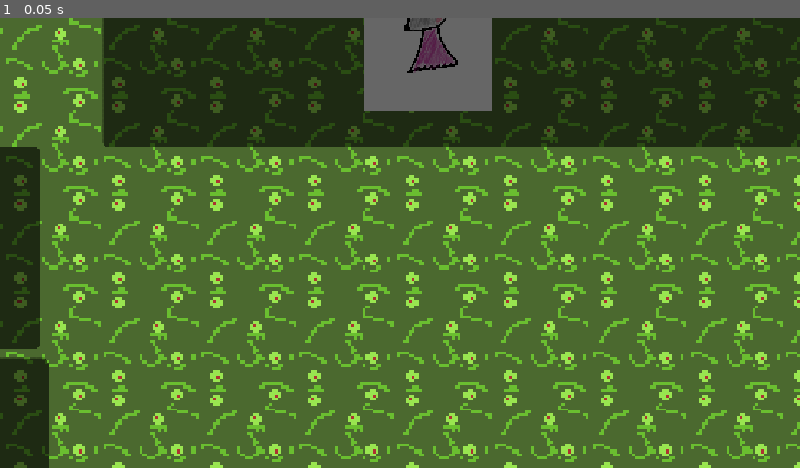
Above: before the commit, frame 1.
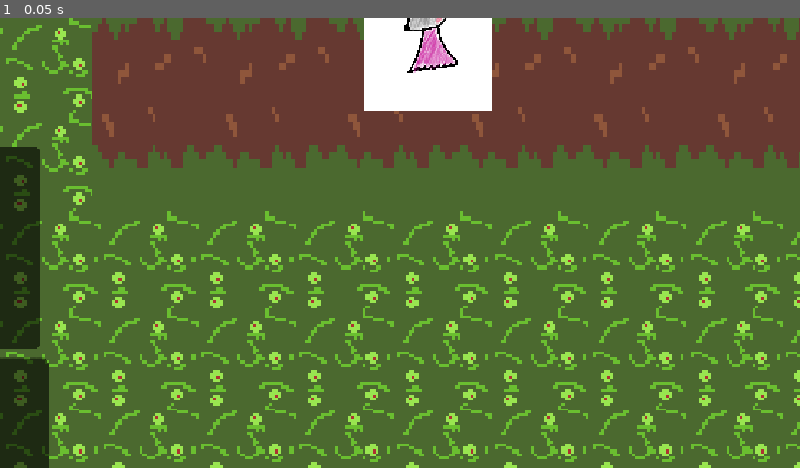
Above: after the commit, the same moment.

Repository: ygrecky/GameJam1
Game: Godot game, scene res://scenes/Levels/Place village.tscn
The game is run twice, just before and just after one commit, with the same random seed, the same clock (stepped at 60 frames per second) and the same inputs. This scene is started directly instead of the project's main scene.
Inputs:
- Up to frame 1 (0.05 s): no input

The runs differ from the first frame. In frame 1, 29% of the frame differs, in the area x 11-100%, y 0-43%.
Error after the commit: Invalid access to property or key 'position' on a base object of type 'Nil'. (res://scripts/bousole.gd:13)

Commit message:
chemin suite

Diff:
--- a/scenes/Decoration/chemin.tscn
+++ b/scenes/Decoration/chemin.tscn
@@ -1,11 +1,16 @@
 [gd_scene format=3 uid="uid://csql6brr1dlkx"]
 
-[ext_resource type="Texture2D" uid="uid://bpubtjeqx4gp6" path="res://assets/inventaire/Inventaire_texture.png" id="1_xsaet"]
+[ext_resource type="Texture2D" uid="uid://duxdpoeilmkar" path="res://assets/tiles/tile_chemin.png" id="1_xsaet"]
 
 [node name="Chemin" type="Node2D" unique_id=1271939013]
 position = Vector2(-599, 260)
 
 [node name="Sprite2D" type="Sprite2D" parent="." unique_id=72501410]
-position = Vector2(8, -2.000001)
-scale = Vector2(0.464, 0.302)
+z_index = -1
+texture_repeat = 2
+position = Vector2(3, 3)
+rotation = 1.5707964
+scale = Vector2(10.825, 5.544)
 texture = ExtResource("1_xsaet")
+region_enabled = true
+region_rect = Rect2(0, -163.59999, 32.80002, 196.39998)
--- a/scenes/Levels/Place village.tscn
+++ b/scenes/Levels/Place village.tscn
@@ -9,6 +9,7 @@
 [ext_resource type="PackedScene" uid="uid://bj3lnj4da6ult" path="res://scenes/Decoration/Maison.tscn" id="6_4hvs0"]
 [ext_resource type="PackedScene" uid="uid://c0tk2qqokmxjw" path="res://scenes/bloc_magnétique.tscn" id="7_0dq5c"]
 [ext_resource type="PackedScene" uid="uid://cqisqshyk32o7" path="res://scenes/Decoration/Eglise.tscn" id="8_qan31"]
+[ext_resource type="PackedScene" uid="uid://bfe54hqkti65k" path="res://scenes/bousole.tscn" id="10_m65ih"]
 
 [sub_resource type="PackedScene" id="PackedScene_0dq5c"]
 _bundled = {
@@ -72,10 +73,10 @@
 scale = Vector2(10, 10)
 
 [node name="Chemin" parent="Gros sol" unique_id=1271939013 instance=ExtResource("5_kquo5")]
-position = Vector2(-204, 123)
+position = Vector2(-207, 106)
 
 [node name="Chemin" parent="Gros sol/Chemin" unique_id=975286042 instance=ExtResource("5_kquo5")]
-position = Vector2(298, 570)
+position = Vector2(383, 655)
 rotation = 1.5707964
 
 [node name="Chemin" parent="Gros sol/Chemin/Chemin" unique_id=1517600291 instance=ExtResource("5_kquo5")]
@@ -100,7 +101,7 @@
 image_link = "res://assets/Personnages/souris.jpg"
 
 [node name="Maison" parent="." unique_id=59623987 instance=ExtResource("6_4hvs0")]
-position = Vector2(638, -458)
+position = Vector2(653, -387.99994)
 scale = Vector2(8.585, 8.585)
 
 [node name="Maison2" parent="." unique_id=1323063652 instance=ExtResource("6_4hvs0")]
@@ -123,7 +124,11 @@
 scale = Vector2(15.015, 15.015)
 
 [node name="Chemin" parent="." unique_id=486713908 instance=ExtResource("5_kquo5")]
-position = Vector2(681, 123)
+position = Vector2(673, 97)
 
 [node name="Chemin2" parent="." unique_id=774553325 instance=ExtResource("5_kquo5")]
-position = Vector2(2832, 1171)
+position = Vector2(2868, 1131)
+
+[node name="Bousole" parent="." unique_id=538919682 instance=ExtResource("10_m65ih")]
+position = Vector2(3459, 577)
+scale = Vector2(0.49, 0.49)
--- a/scenes/bousole.tscn
+++ b/scenes/bousole.tscn
@@ -4,7 +4,10 @@
 [ext_resource type="Texture2D" uid="uid://dns0lpcrs8k2k" path="res://assets/Objets/boussole.png" id="2_an05w"]
 [ext_resource type="Texture2D" uid="uid://csmt83arn1a0f" path="res://assets/Objets/aiguilles boussole.png" id="3_un8u3"]
 
-[node name="Bousole" type="Node2D" unique_id=538919682 node_paths=PackedStringArray("aiguille")]
+[sub_resource type="CircleShape2D" id="CircleShape2D_u081y"]
+radius = 409.31
+
+[node name="Bousole" type="StaticBody2D" unique_id=958291561 node_paths=PackedStringArray("aiguille")]
 scale = Vector2(0.7, 0.7)
 script = ExtResource("1_ehad8")
 aiguille = NodePath("Node2D")
@@ -22,3 +25,7 @@
 scale = Vector2(0.9955645, 1)
 texture = ExtResource("3_un8u3")
 offset = Vector2(-115, 40)
+
+[node name="CollisionShape2D" type="CollisionShape2D" parent="." unique_id=1806415901]
+position = Vector2(339.99997, 214.2857)
+shape = SubResource("CircleShape2D_u081y")
--- a/scenes/pnj.tscn
+++ b/scenes/pnj.tscn
@@ -7,6 +7,7 @@
 [sub_resource type="RectangleShape2D" id="RectangleShape2D_ayuyq"]
 
 [node name="pnj" type="CharacterBody2D" unique_id=281381040 node_paths=PackedStringArray("sprite")]
+z_index = 5
 position = Vector2(200, 200)
 script = ExtResource("1_xg58l")
 text_box = ExtResource("2_3is8m")
Not shown, added: assets/tiles/tile_chemin.png.import
